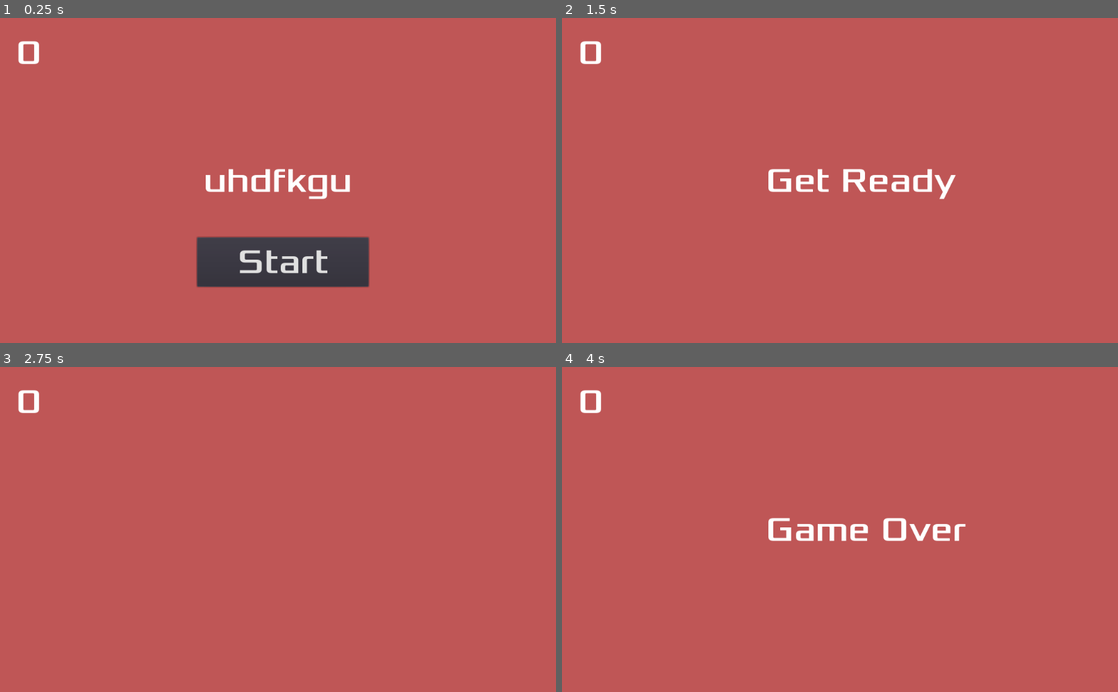
Above: before the commit, frames 1-4 (two rows, left to right).
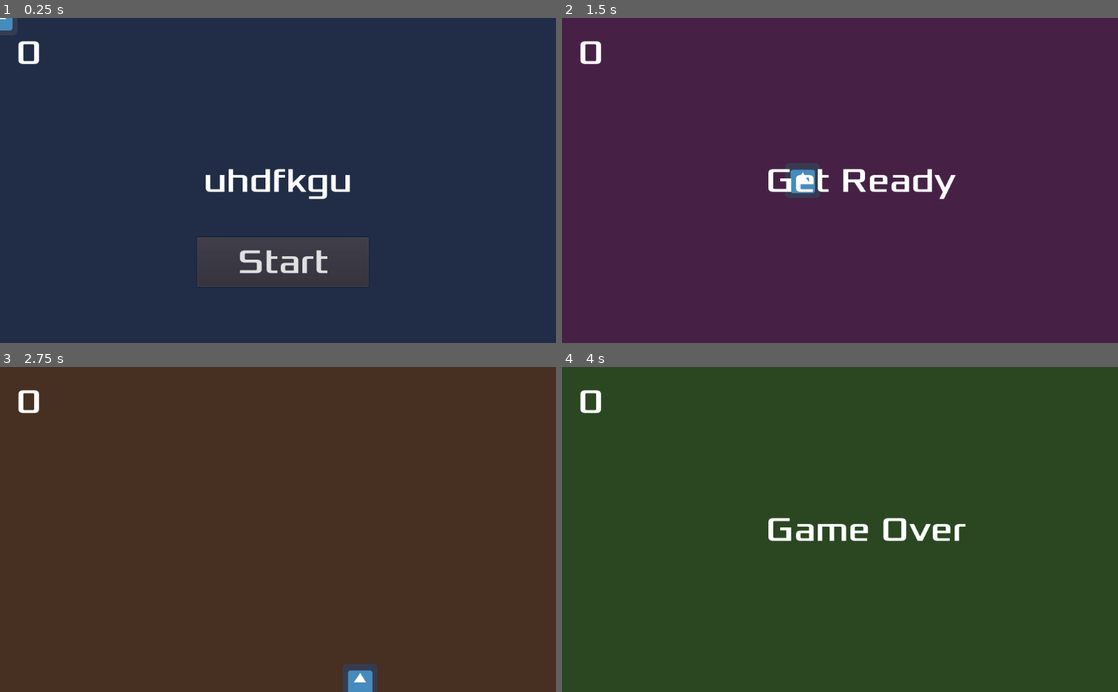
Above: after the commit, the same moments.

Repository: Cleancookie/godot-one
Game: Godot game, scene res://Main.tscn
Same seed, same stepped clock (60 frames per second), same inputs: the game is played once before the commit and once after it. The engine's default icon, where the game draws it, is replaced by a stand-in: a white triangle on a blue panel in a dark square.
Inputs:
- Up to frame 1 (0.25 s): no input
- Up to frame 2 (1.5 s): click "Start" at 0.5 s; tap Enter at 1.25 s; hold Right (ui_right) from 1.28 s (still down)
- Up to frame 3 (2.75 s): release Right (ui_right) at 2.03 s; hold Down (ui_down) from 2.03 s (still down)
- Up to frame 4 (4 s): release Down (ui_down) at 2.78 s; hold Right (ui_right) 2.78-3.53 s; hold Up (ui_up) from 3.53 s (still down)

The runs differ from the first frame. In frame 1, 95% of the frame differs, in the area x 0-100%, y 0-100%; in frame 2, 99%; in frame 3, 100%; in frame 4, 99%.

Commit message:
✨ Rainbow background

Diff:
--- a/Main.gd
+++ b/Main.gd
@@ -53,3 +53,7 @@
 
 func _on_HUD_start_game():
 	new_game()
+
+
+func _on_BgAnimator_timeout():
+	$Background.color.h = fmod( ($Background.color.h + (2*PI/1440)) , 2*PI )
--- a/Main.tscn
+++ b/Main.tscn
@@ -13,6 +13,14 @@
 [node name="Main" type="Node"]
 script = ExtResource( 3 )
 Mob = ExtResource( 2 )
+
+[node name="Background" type="ColorRect" parent="."]
+anchor_right = 1.0
+anchor_bottom = 1.0
+color = Color( 0.1316, 0.218167, 0.28, 1 )
+__meta__ = {
+"_edit_use_anchors_": false
+}
 
 [node name="Player" parent="." instance=ExtResource( 1 )]
 
@@ -41,16 +49,13 @@
 
 [node name="HUD" parent="." instance=ExtResource( 4 )]
 
-[node name="ColorRect" type="ColorRect" parent="."]
-anchor_right = 1.0
-anchor_bottom = 1.0
-color = Color( 0.75, 0.3375, 0.3375, 1 )
-__meta__ = {
-"_edit_use_anchors_": false
-}
+[node name="BgAnimator" type="Timer" parent="."]
+wait_time = 0.024
+autostart = true
 
 [connection signal="hit" from="Player" to="." method="_on_Player_hit"]
 [connection signal="timeout" from="MobTimer" to="." method="_on_MobTimer_timeout"]
 [connection signal="timeout" from="ScoreTimer" to="." method="_on_ScoreTimer_timeout"]
 [connection signal="timeout" from="StartTimer" to="." method="_on_StartTimer_timeout"]
 [connection signal="start_game" from="HUD" to="." method="_on_HUD_start_game"]
+[connection signal="timeout" from="BgAnimator" to="." method="_on_BgAnimator_timeout"]
